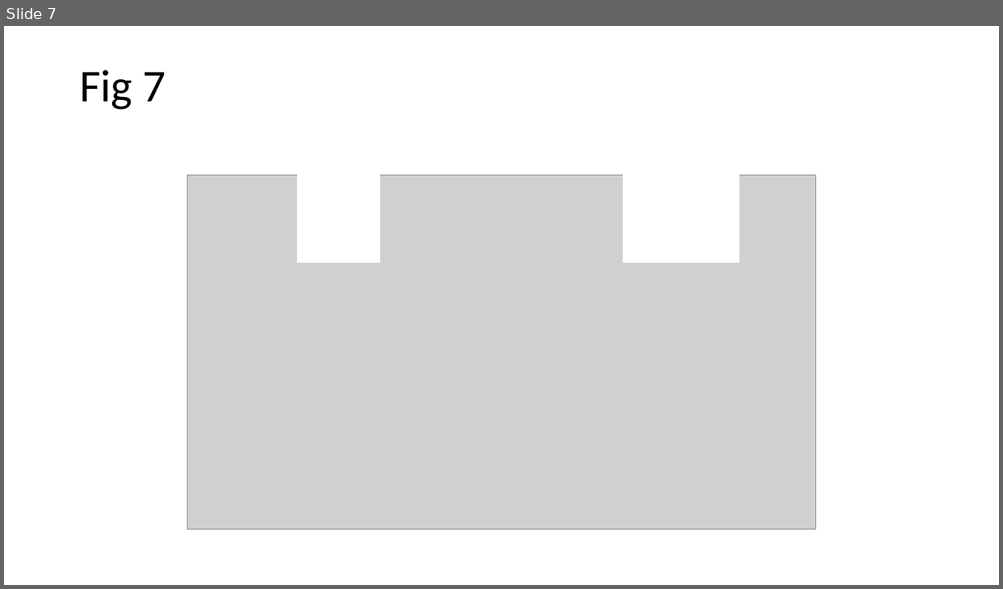
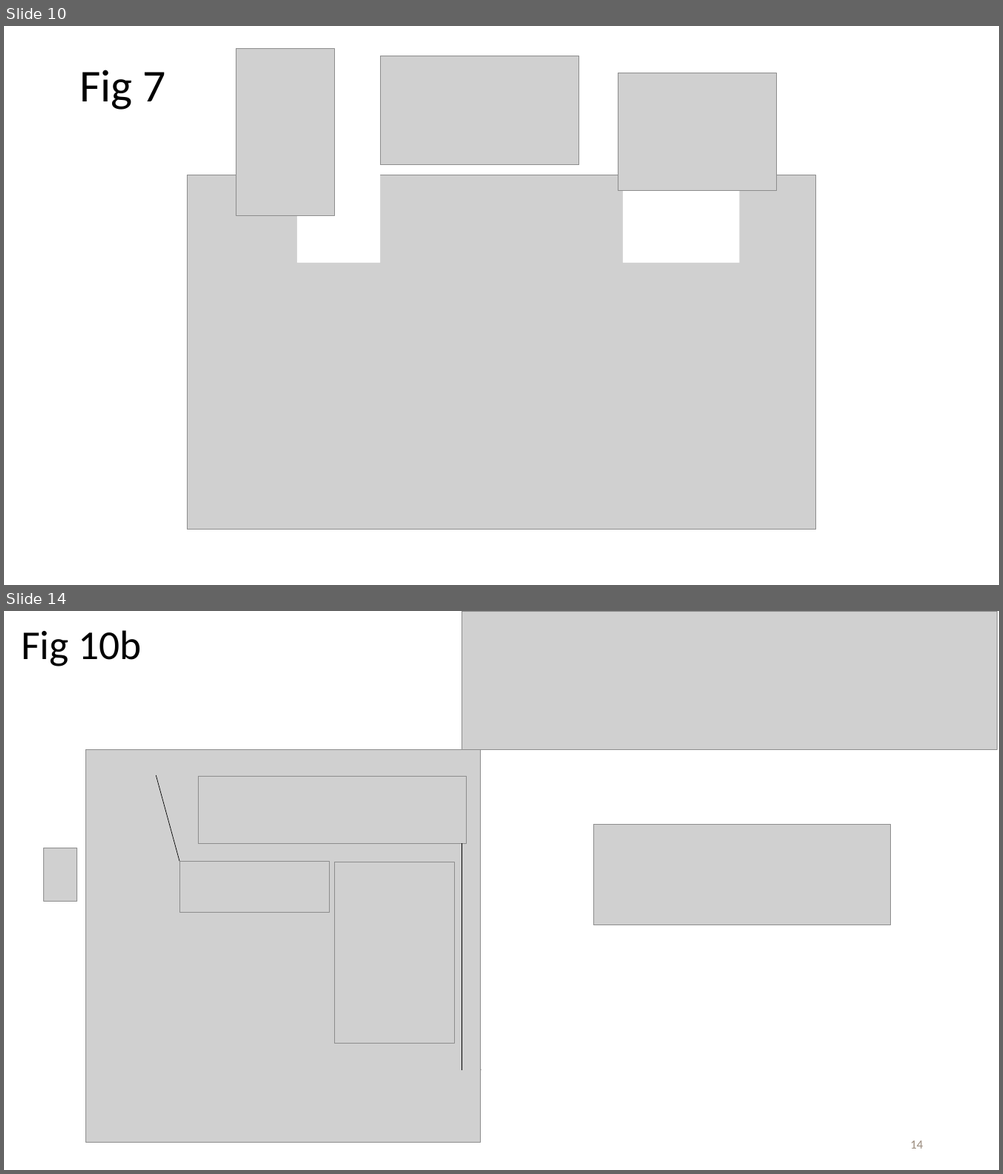
Before and after one commit to ncats/scaffoldanalytics, a slide deck: pres/Scaffold analytics figures to modify with chemical structures.pptx. Shown one above the other, each under a label of ours: slide 7 before the commit, slides 10 and 14 after it; the slides between them are not shown. The pictures are 1003x589 and 1003x1174 pixels, drawn with LibreOffice and Linux fonts; fonts in the diff are those of the drawing; grey boxes stand for pictures. Boxes give left, top, right and bottom in pixels: in the first picture for what was removed or moved away, otherwise in the second. Text is boxed around its words. In the diff, an @@ line names an element or a change of style, - is before the commit and + after.

```diff
--- a/pres/Scaffold analytics figures to modify with chemical structures.pptx
+++ b/pres/Scaffold analytics figures to modify with chemical structures.pptx
@@ slide 14 added at [4,611,999,1170], background #FFFFFF @@
@@ title added at [21,630,141,667], 39.6 pt, text #000000 @@
+Fig 10b
@@ picture added at [461,611,996,750] @@
@@ picture added at [86,750,481,1143] @@
@@ line added from (156, 776) to (179, 861), #000000 0.5 pt @@
@@ picture added at [198,777,466,844] @@
@@ picture added at [594,824,891,925] @@
@@ picture added at [43,849,77,901] @@
@@ line added from (461, 844) to (461, 1071), #000000 0.5 pt @@
@@ picture added at [179,861,330,912] @@
@@ picture added at [335,863,455,1044] @@
@@ line added from (472, 1042) to (481, 1071), #000000 0.5 pt @@
@@ page number added at [910,1141,922,1149], 12 pt, text #9A8B7D @@
+14
@@ what was slide 7 is now slide 10 @@
@@ slide 10 changed as well @@
@@ picture added at [236,49,335,215] @@
@@ picture added at [380,56,579,166] @@
@@ picture added at [618,73,777,191] @@
```
Also in this commit, not shown: 4 other slides changed, 8 other slides added, 4 slides removed, 7 other files.
